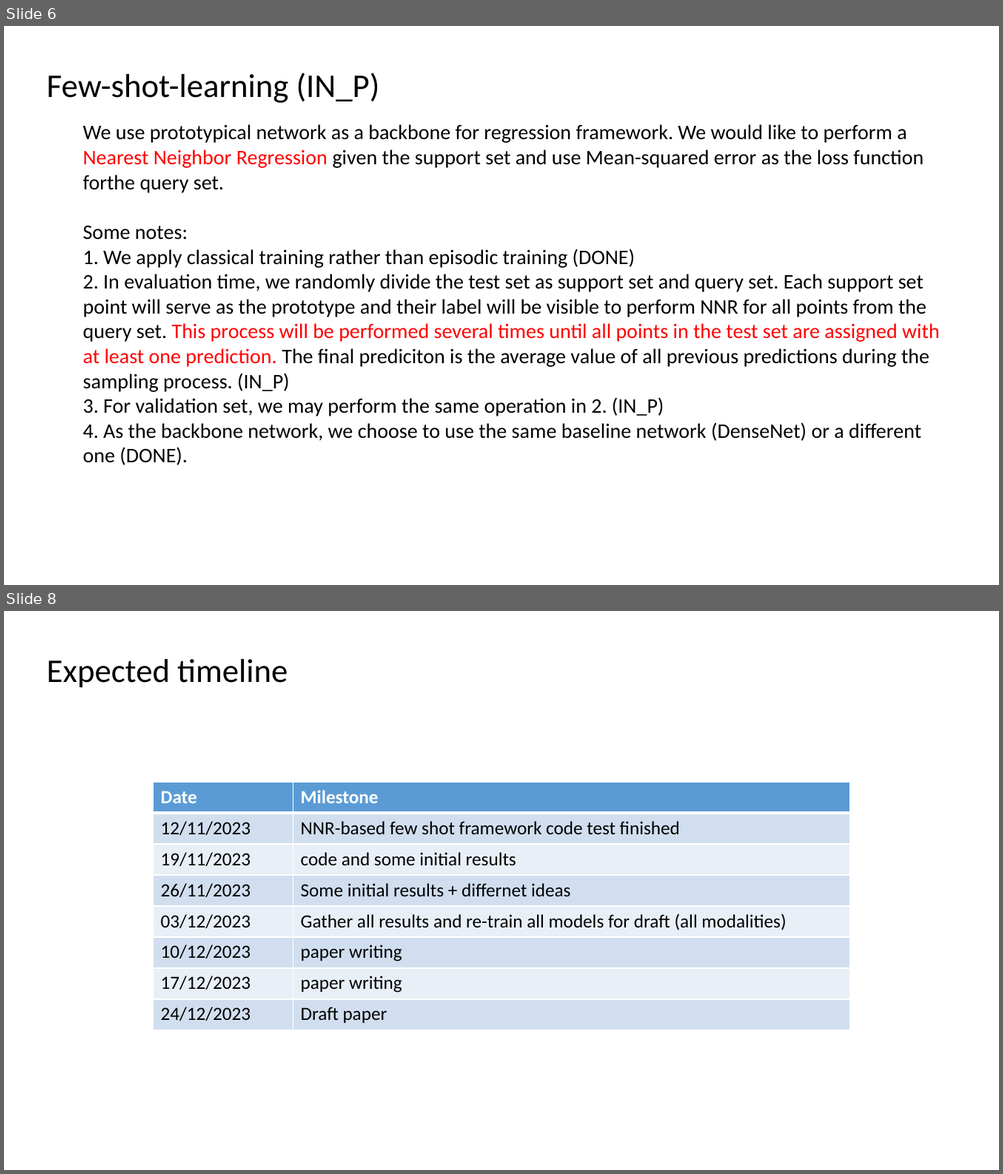
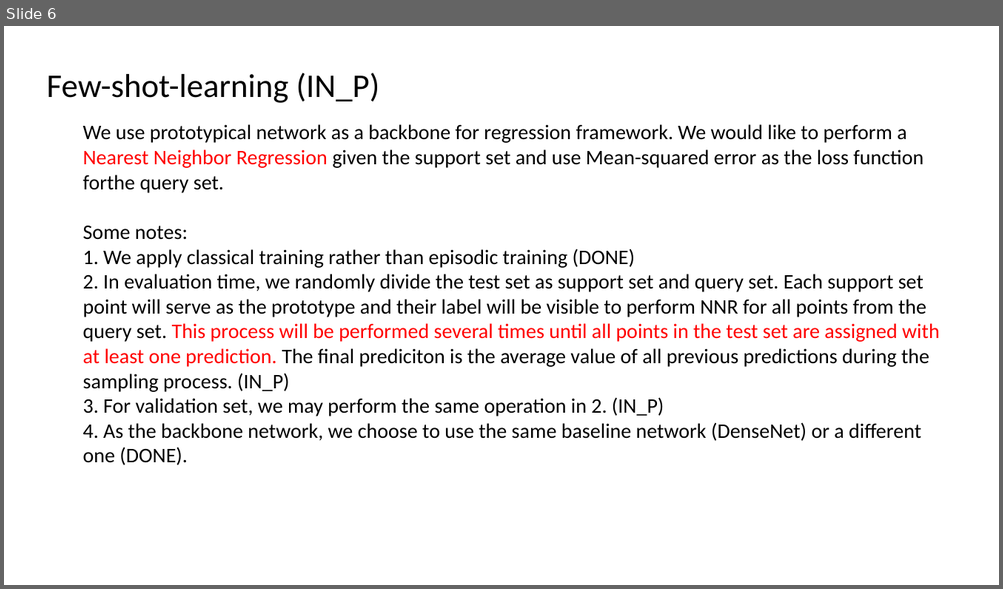
Before and after one commit to hanzhiwangchn/Microstructure_Age_Prediction, a slide deck: summary.pptx. Shown one above the other, each under a label of ours: slides 6 and 8 before the commit, slide 6 after it; the slides between them are not shown. The pictures are 1003x1174 and 1003x589 pixels, drawn with LibreOffice and Linux fonts; fonts in the diff are those of the drawing; background and template pictures are left out. Boxes give left, top, right and bottom in pixels: in the first picture for what was removed or moved away, otherwise in the second. Text is boxed around its words. In the diff, an @@ line names an element or a change of style, - is before the commit and + after.

```diff
--- a/summary.pptx
+++ b/summary.pptx
@@ slide 8 removed at <box>4,611,999,1170</box>, background picture (left out) @@
@@ text removed at <box>47,659,287,688</box> @@
-Expected timeline
@@ table removed at <box>153,782,850,1031</box>, 8 rows, 2 columns @@
-Date | Milestone
-12/11/2023 | NNR-based few shot framework code test finished
-19/11/2023 | code and some initial results
-26/11/2023 | Some initial results + differnet ideas
-03/12/2023 | Gather all results and re-train all models for draft (all modalities)
-10/12/2023 | paper writing
-17/12/2023 | paper writing
-24/12/2023 | Draft paper
```
Also in this commit, not shown: 5 slides added, 2 other slides removed, 9 other files.
